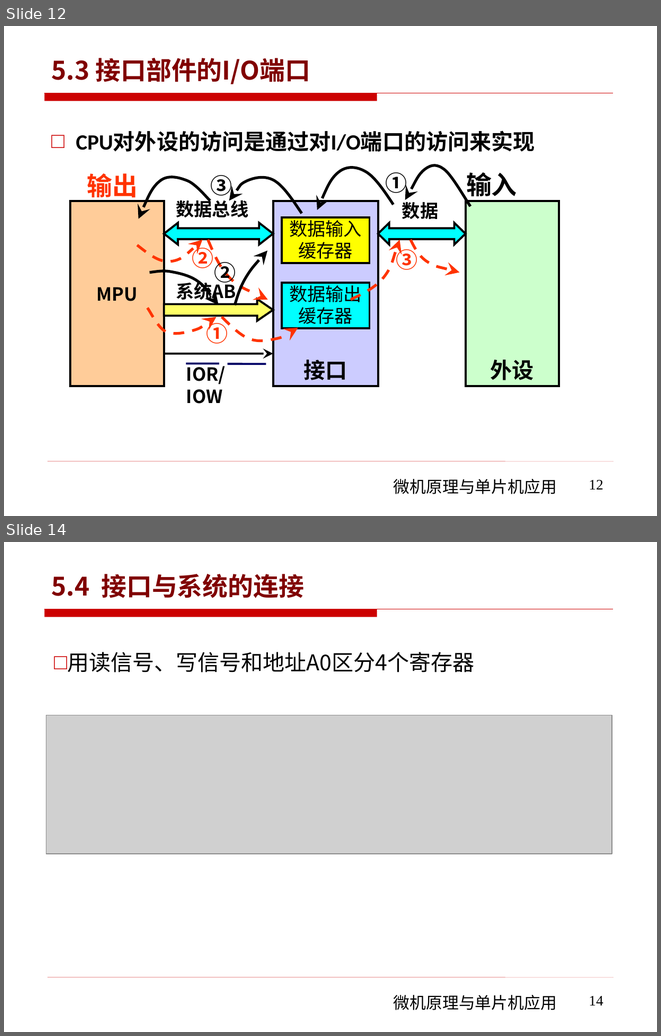
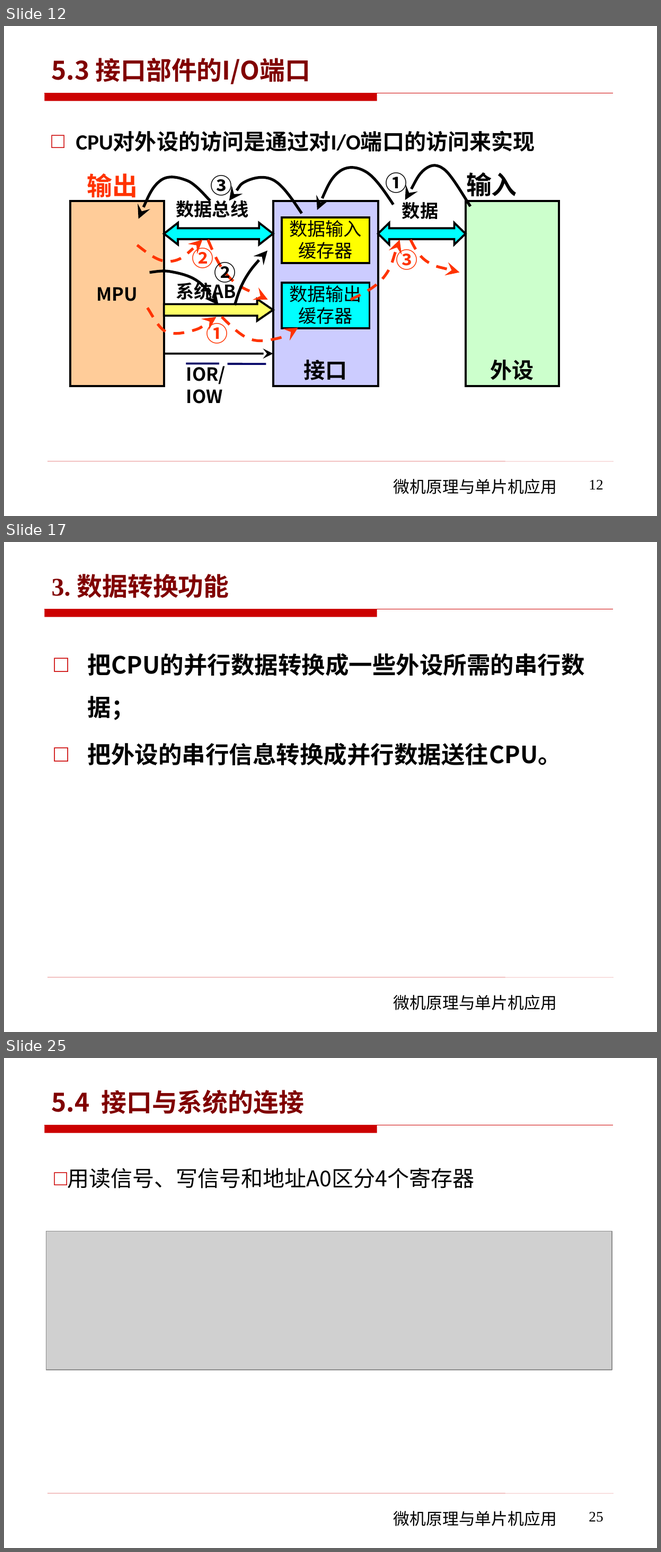
Before and after one commit to rshouc/Microcomputer, a slide deck: PPT/The Principle of Microcomputer/第五章 微机原理（微机和外设的数据传输) .pptx. Shown one above the other, each under a label of ours: slides 12 and 14 before the commit, slides 12, 17 and 25 after it; the slides between them are not shown. The pictures are 661x1036 and 661x1552 pixels, drawn with LibreOffice and Linux fonts; fonts in the diff are those of the drawing; grey boxes stand for pictures; background and template pictures are left out. Boxes give left, top, right and bottom in pixels: in the first picture for what was removed or moved away, otherwise in the second. Text is boxed around its words. In the diff, an @@ line names an element or a change of style, - is before the commit and + after.

```diff
--- a/PPT/The Principle of Microcomputer/第五章 微机原理（微机和外设的数据传输) .pptx
+++ b/PPT/The Principle of Microcomputer/第五章 微机原理（微机和外设的数据传输) .pptx
@@ slide 17 added at [4, 542, 657, 1032], background #FFFFFF; not listed: 3 template elements that a slide beside it also shows @@
@@ title added at [52, 574, 229, 598], 28 pt, text #800000, bold @@
+3. 数据转换功能
@@ text added at [88, 653, 585, 766], 26 pt, text #000000 @@
+□ 把CPU的并行数据转换成一些外设所需的串行数据；
+□ 把外设的串行信息转换成并行数据送往CPU。
@@ what was slide 14 is now slide 25 @@
@@ page number at [589, 1512, 603, 1522]: text changed @@
-14
+25
```
Also in this commit, not shown: 2 slides changed, 10 other slides added.
